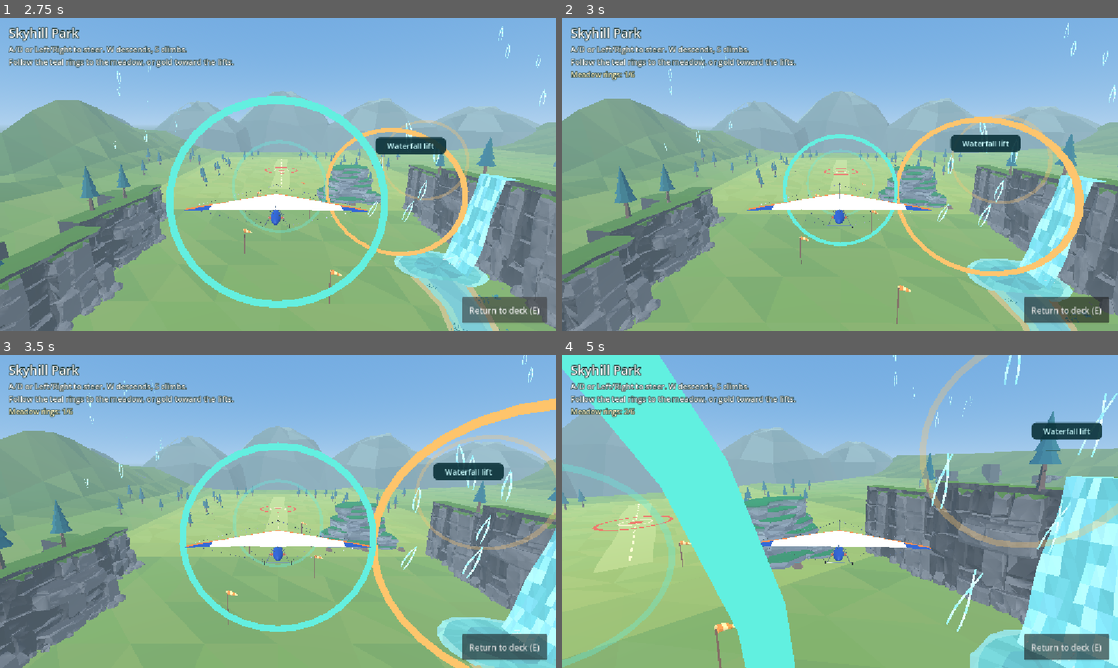
Above: before the commit, frames 1-4 (two rows, left to right).
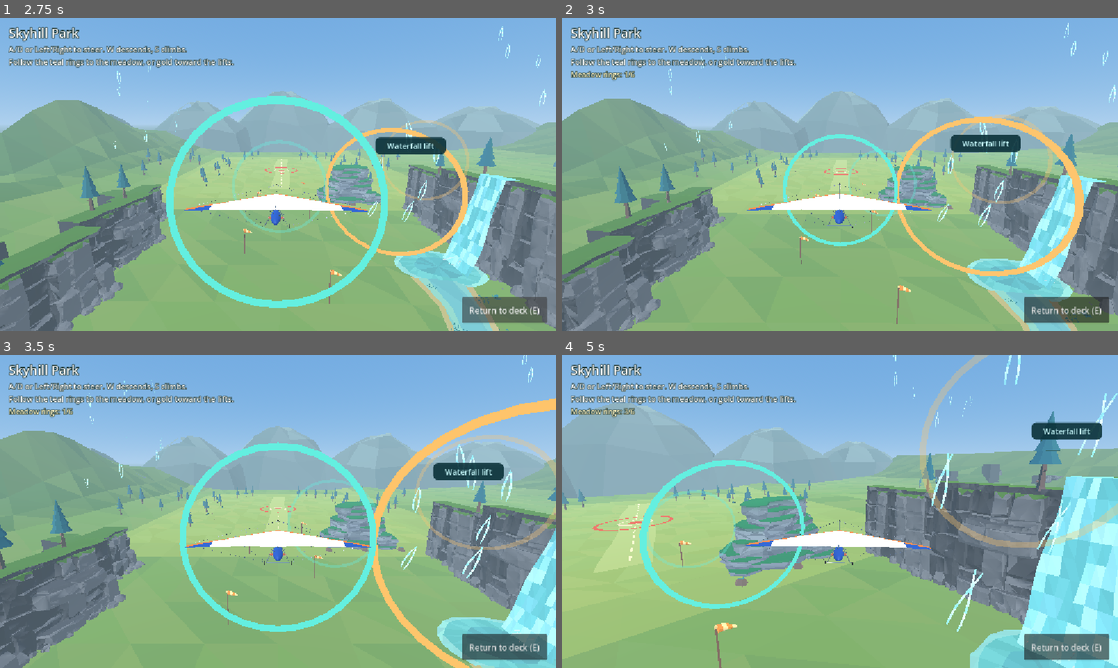
Above: after the commit, the same moments.

Repository: WillowbrookGame/willowbrook
Game: Godot game, scene res://game/skyhill/skyhill.tscn
Two runs of this game, one before a commit and one after it. Both use one fixed random seed, a clock stepped at 60 frames per second and the inputs below. This scene is started directly instead of the project's main scene.
Inputs (mouse positions are in pixels of both pictures, inside the frame that each line leads up to):
- Up to frame 1 (2.75 s): click "Launch (E)" at 0.5 s; tap Enter at 1.25 s; move the mouse to (400, 158) at 1.27 s; hold Right (ui_right) 1.28-2 s; tap E at 1.35 s; click (400, 158) at 1.42 s; tap Space at 1.52 s; click "Launch (E)" at 2 s
- Up to frame 2 (3 s): drag from (728, 190) to (812, 237) at 2.77 s
- Up to frame 3 (3.5 s): no input
- Up to frame 4 (5 s): move the mouse to (895, 442) at 3.52 s; hold Right (ui_right) 3.53-4.25 s; tap P at 3.6 s; drag from (812, 574) to (673, 464) at 4.27 s

Frame 1 is identical in both runs. In frame 2, 0.3% of the frame differs, in the area x 43-64%, y 42-64%; in frame 3, 0.5%; in frame 4, 15%, in the area x 0-44%, y 0-100%.

Commit message:
Give the meadow ring trail a gentle turn

Diff:
--- a/game/skyhill/flight_goals.tscn
+++ b/game/skyhill/flight_goals.tscn
@@ -38,32 +38,32 @@
 mesh = SubResource("Hoop")
 
 [node name="Ring3" type="MeshInstance3D" parent="MeadowTrail"]
-position = Vector3(0, 15.9, -31)
-rotation_degrees = Vector3(90, 0, 0)
+position = Vector3(6.25, 15.9, -31)
+rotation_degrees = Vector3(90, -18, 0)
 scale = Vector3(5, 5, 5)
 cast_shadow = 0
 material_override = SubResource("Meadow")
 mesh = SubResource("Hoop")
 
 [node name="Ring4" type="MeshInstance3D" parent="MeadowTrail"]
-position = Vector3(0, 12.8, -47)
-rotation_degrees = Vector3(90, 0, 0)
+position = Vector3(9, 12.8, -47)
+rotation_degrees = Vector3(90, -4, 0)
 scale = Vector3(5, 5, 5)
 cast_shadow = 0
 material_override = SubResource("Meadow")
 mesh = SubResource("Hoop")
 
 [node name="Ring5" type="MeshInstance3D" parent="MeadowTrail"]
-position = Vector3(0, 9.65, -64)
-rotation_degrees = Vector3(90, 0, 0)
+position = Vector3(8.5, 9.65, -64)
+rotation_degrees = Vector3(90, 5, 0)
 scale = Vector3(4.7, 4.7, 4.7)
 cast_shadow = 0
 material_override = SubResource("Meadow")
 mesh = SubResource("Hoop")
 
 [node name="Ring6" type="MeshInstance3D" parent="MeadowTrail"]
-position = Vector3(0, 6.4, -81)
-rotation_degrees = Vector3(90, 0, 0)
+position = Vector3(5.5, 6.4, -81)
+rotation_degrees = Vector3(90, 10, 0)
 scale = Vector3(4.3, 4.3, 4.3)
 cast_shadow = 0
 material_override = SubResource("Meadow")
--- a/game/skyhill/test_skyhill_goals.gd
+++ b/game/skyhill/test_skyhill_goals.gd
@@ -33,7 +33,22 @@
 		if level.state == level.State.MEADOW:
 			break
 		level.step_flight(DT,0.0)
-	check(level.state == level.State.MEADOW and goals.next[0] == goals.routes[0].size() and goals.next[1] == 0, "Original hands-off meadow flight should finish only the teal trail; " + goals.progress_line())
+	check(level.state == level.State.MEADOW and goals.next == [2,0], "Hands-off flight should land cleanly and clear only the first two teal rings; " + goals.progress_line())
+	level._on_deck()
+	level._launch()
+	var max_steer := 0.0
+	for _i in 1200:
+		if level.state == level.State.MEADOW:
+			break
+		var target_yaw := 0.0
+		if goals.next[0] < goals.routes[0].size():
+			var target: Vector3 = goals.routes[0][goals.next[0]].global_position
+			var offset: Vector3 = target - level.flight.position
+			target_yaw = atan2(-offset.x, maxf(6.0, -offset.z))
+		var steer := clampf(angle_difference(target_yaw, level.flight.heading) * 3.0, -.45, .45)
+		max_steer = maxf(max_steer, absf(steer))
+		level.step_flight(DT, steer)
+	check(level.state == level.State.MEADOW and goals.next == [6,0] and max_steer > .05, "Gentle steering alone should finish the teal trail and land cleanly; " + goals.progress_line())
 	check(level.goal_status.text.contains("Meadow rings: complete!"),"Completed trail result remains visible at landing")
 	check(goals.routes[0].all(func(ring): return not ring.visible),"Completed hoops clear the view")
 	level._on_deck()
@@ -74,5 +89,5 @@
 	second.free()
 	level.free()
 	if failures==0:
-		print("PASS Skyhill goals: swept ordered passes, personal progress, original meadow route, touchdown not runout, reset and crash isolation")
+		print("PASS Skyhill goals: swept ordered passes, personal progress, hands-off landing and gently steered meadow trail, touchdown not runout, reset and crash isolation")
 	quit(0 if failures==0 else 1)
Not shown, changed: game/skyhill/EDITING.md
